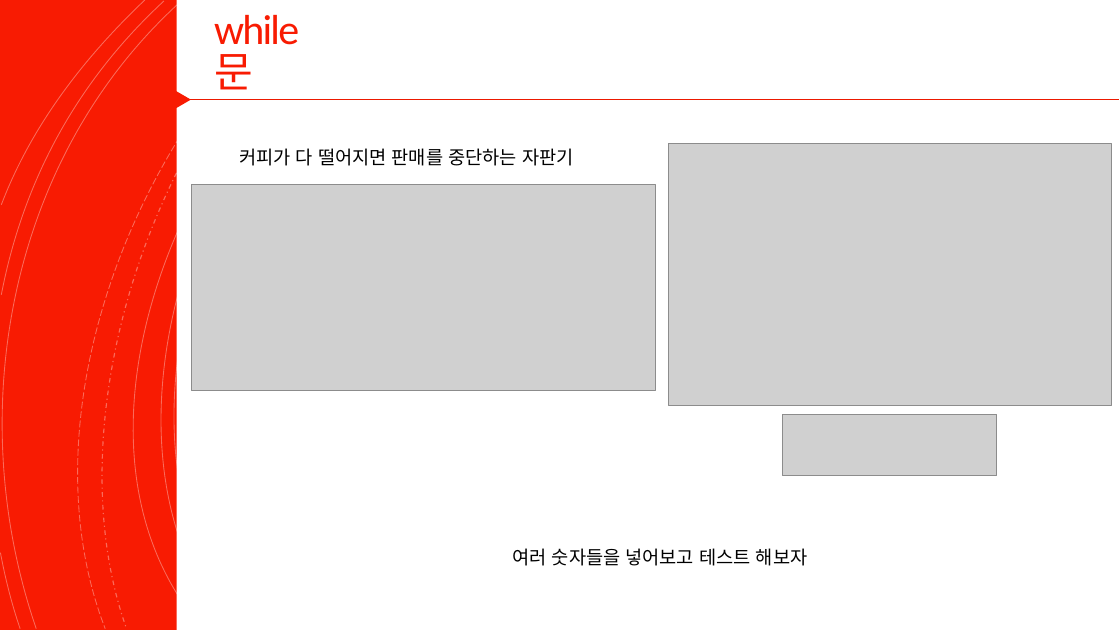
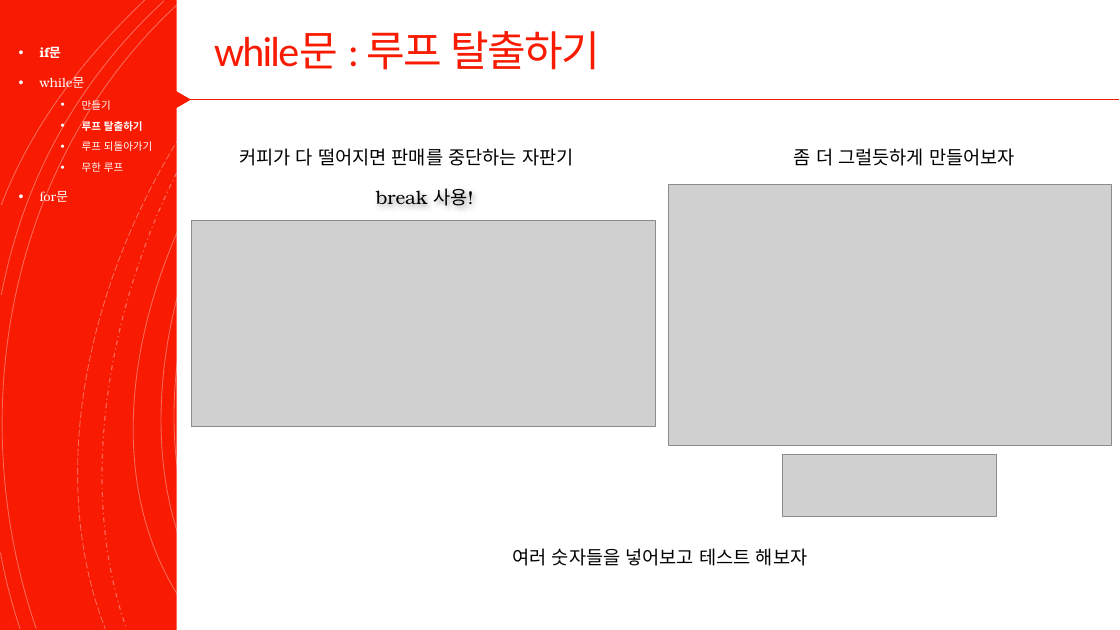
Before and after one commit to Valentine117/python_basic_class, a slide deck: slide 16 of 03장 프로그램의 구조를 쌓는다_제어문.pptx. Drawn at 1120x630 pixels with LibreOffice and Linux fonts; fonts in the diff are those of the drawing; grey boxes stand for pictures. Boxes give left, top, right and bottom in pixels: in the first picture for what was removed or moved away, otherwise in the second. Text is boxed around its words. In the diff, an @@ line names an element or a change of style, - is before the commit and + after.

```diff
--- a/03장 프로그램의 구조를 쌓는다_제어문.pptx
+++ b/03장 프로그램의 구조를 쌓는다_제어문.pptx
@@ text added at (x1=40, y1=46, x2=152, y2=205), 9 pt, text #FFFFFF @@
+• if문
+• while문
+  • 만들기
+  • 루프 탈출하기
+  • 루프 되돌아가기
+  • 무한 루프
+• for문
@@ title at (x1=214, y1=31, x2=600, y2=70): text changed @@
-while문
+while문 : 루프 탈출하기
@@ text added at (x1=794, y1=148, x2=1015, y2=166), 16 pt, text #000000 @@
+좀 더 그럴듯하게 만들어보자
@@ text added at (x1=376, y1=188, x2=474, y2=206), 16 pt, text #000000 @@
+break 사용!
@@ picture moved from (x1=668, y1=144, x2=1111, y2=405) to (x1=668, y1=185, x2=1111, y2=446) @@
@@ picture moved from (x1=192, y1=184, x2=656, y2=391) to (x1=192, y1=221, x2=656, y2=428) @@
@@ picture moved from (x1=782, y1=414, x2=997, y2=476) to (x1=782, y1=455, x2=997, y2=517) @@
```
Also in this commit, not shown: 5 other slides changed, 3 slides added, 1 other file.
